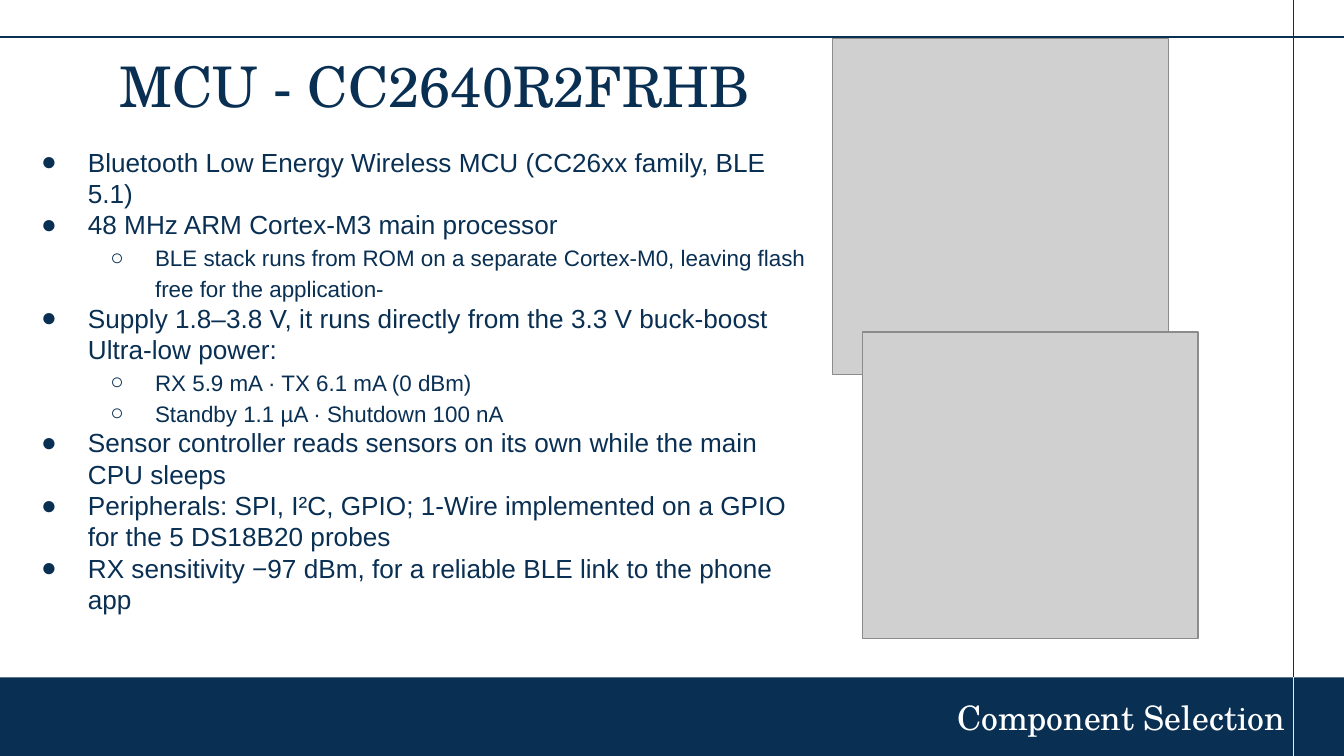
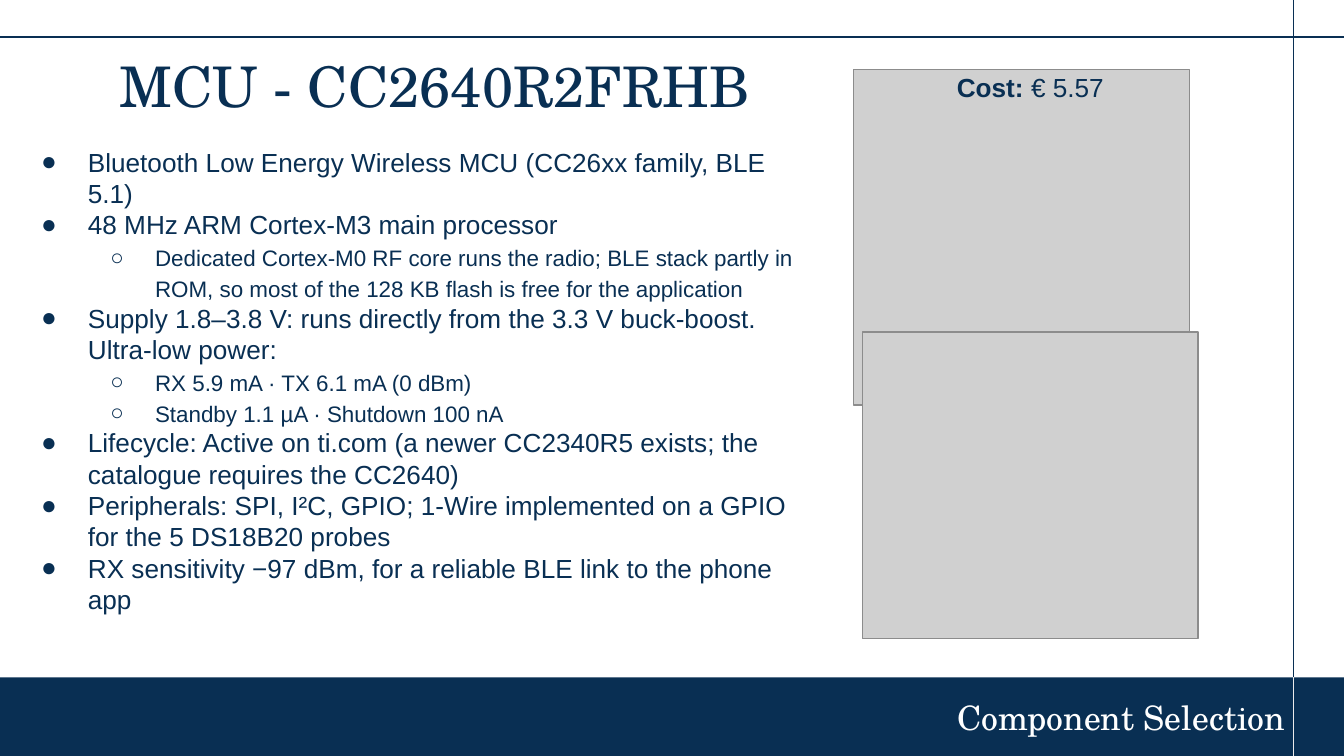
Before and after one commit to garcianeilangelo-crypto/ESE_RADIATOR, a slide deck: slide 10 of Radiator_Balance .pptx (slide 9 before the commit). Drawn at 1344x756 pixels with LibreOffice and Linux fonts; fonts in the diff are those of the drawing; grey boxes stand for pictures; background and template pictures are left out. Boxes give left, top, right and bottom in pixels: in the first picture for what was removed or moved away, otherwise in the second. Text is boxed around its words. In the diff, an @@ line names an element or a change of style, - is before the commit and + after.

```diff
--- a/Radiator_Balance .pptx
+++ b/Radiator_Balance .pptx
@@ picture: place and size @@
-picture at <box>833,39,1169,375</box>
+picture at <box>853,70,1189,406</box>
@@ text added at <box>957,78,1104,98</box>, 14 pt, text #092F53, bold @@
+Cost: € 5.57
@@ text at <box>88,249,792,365</box>: text changed @@
-  ○ BLE stack runs from ROM on a separate Cortex-M0, leaving flash free for the application-
-● Supply 1.8–3.8 V, it runs directly from the 3.3 V buck-boost Ultra-low power:
+  ○ Dedicated Cortex-M0 RF core runs the radio; BLE stack partly in ROM, so most of the 128 KB flash is free for the application
+● Supply 1.8–3.8 V: runs directly from the 3.3 V buck-boost. Ultra-low power:
@@ text at <box>88,433,758,489</box>: text changed @@
-● Sensor controller reads sensors on its own while the main CPU sleeps
+● Lifecycle: Active on ti.com (a newer CC2340R5 exists; the catalogue requires the CC2640)
```
Also in this commit, not shown: 15 other slides changed, 2 slides added, 24 other files.
